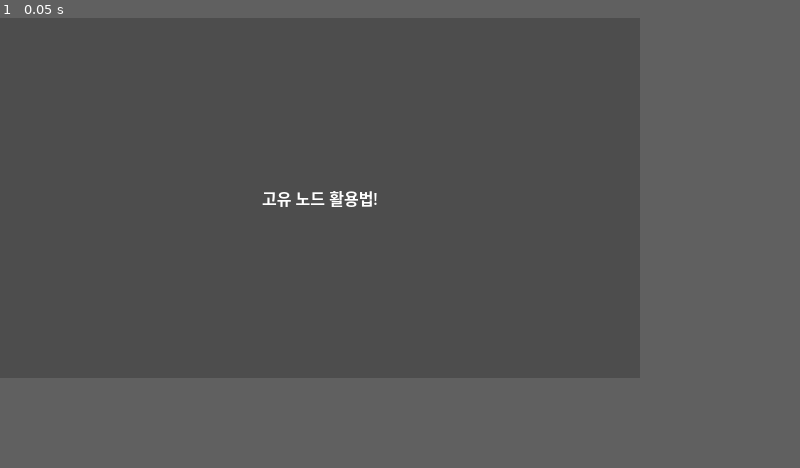
Above: before the commit, frame 1.
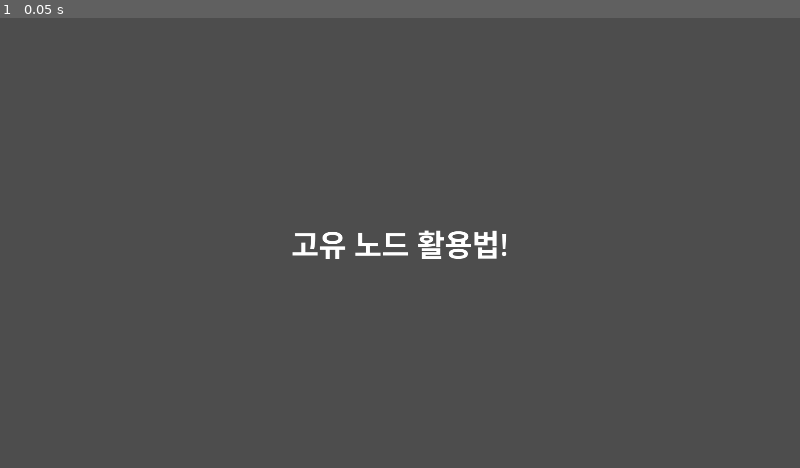
Above: after the commit, the same moment.

Repository: KimPotatoIV/GodotEasyNodeAccess
Game: Godot game, scene res://main/main.tscn
The game is run twice, just before and just after one commit, with the same random seed, the same clock (stepped at 60 frames per second) and the same inputs.
Inputs:
- Up to frame 1 (0.05 s): no input
In our replay, the window is 640x360 before the commit and 800x450 after it. These sizes can differ from the game's own. Grey fills any space a smaller window leaves; there, only what the larger window draws over its background counts as a difference.

The runs differ from the first frame. In frame 1, 0.9% of the frame differs, in the area x 32-64%, y 38-54%.

Commit message:
Adjust unique name notes, UI font, and window size
Update main/main.gd to add cautionary notes about Scene Unique Name (%) usage (uniqueness, avoid overuse, and scope limitations). Increase the TitleLabel font size in main/main.tscn (theme_override_font_sizes/font_size = 72). Change project.godot window resolution to 1920x1080 and enable viewport stretch mode to improve UI scaling on higher-resolution displays.

Diff:
--- a/main/main.gd
+++ b/main/main.gd
@@ -10,6 +10,9 @@
  - 장점: 노드가 씬 안에서 어디로 이동하든(경로 변경) 상관없이 이름(%)만 같으면 바로 찾아오며,
          UI처럼 계층 구조가 복잡하고 자주 바뀌는 작업에서 강력한 위력을 발휘.
  - 설정법: 씬 트리에서 노드 우클릭 -> 'Access as Unique Name' 체크
+ - 사용 시 주의할 점: 중복 주의 (씬 하나당 이름은 유일해야 함)
+                    남발 금지 (필요 없는 노드까지 %를 붙이면 씬 트리가 지저분)
+                    범위 제한 (씬 밖에서는 %로 바로 부를 수 없음)
 """
 
 @onready var traditional_label = \
@@ -20,6 +23,5 @@
 ##################################################
 
 func _ready():
-	# 노드 경로를 일일이 수정할 필요 없이, 고유 이름을 통해 텍스트를 변경합니다.
 	#traditional_label.text = "고유 노드 활용법!"
 	unique_name_label.text = "고유 노드 활용법!"
--- a/main/main.tscn
+++ b/main/main.tscn
@@ -25,3 +25,4 @@
 [node name="TitleLabel" type="Label" parent="UI/MarginContainer/VBoxContainer/HBoxContainer" unique_id=636037987]
 unique_name_in_owner = true
 layout_mode = 2
+theme_override_font_sizes/font_size = 72
--- a/project.godot
+++ b/project.godot
@@ -17,8 +17,9 @@
 
 [display]
 
-window/size/viewport_width=640
-window/size/viewport_height=360
+window/size/viewport_width=1920
+window/size/viewport_height=1080
+window/stretch/mode="viewport"
 
 [physics]
 
